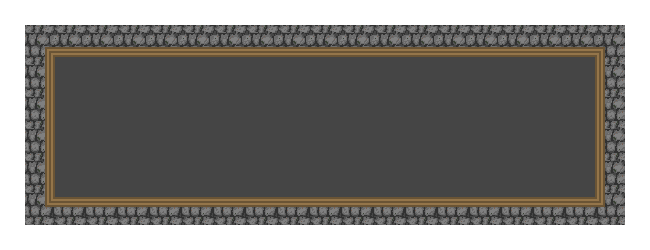
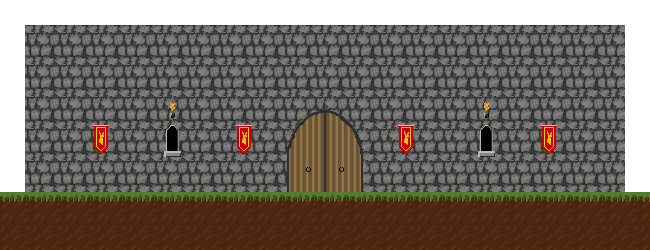
Two versions of the same layered image (650×250). Layer-by-layer changes:
hid "wood walls" over <box>45,47,605,207</box>
hid "room outline" over <box>45,47,605,207</box>
added layer "window left" above "window" over <box>164,125,181,157</box>
added layer "window" above "sconce copy" over <box>478,125,495,157</box>
added group "sconce copy" with 3 layers above "sconce" over <box>170,99,175,121</box>
added layer "sconce" (1st of 3, in "sconce copy") in group "sconce copy" over <box>170,110,175,121</box>
added layer "fire" (1st of 2, in "sconce copy") in group "sconce copy" over <box>170,101,175,111</box>
added group "sconce" (2nd of 3) with 3 layers above "blue flags left" over <box>484,99,489,121</box>
renamed "sconces" to "sconce", showed it, moved it into group "sconce", painted on it over <box>484,110,489,121</box>
added layer "fire" (2nd of 2, in "sconce") in group "sconce" over <box>484,101,489,111</box>
showed "red flags left" over <box>93,125,252,154</box>
showed "red flags right" over <box>398,125,557,154</box>
showed "door" over <box>287,110,363,192</box>
showed "grass" over <box>0,192,650,206</box>
showed "soil" over <box>0,197,650,250</box>
